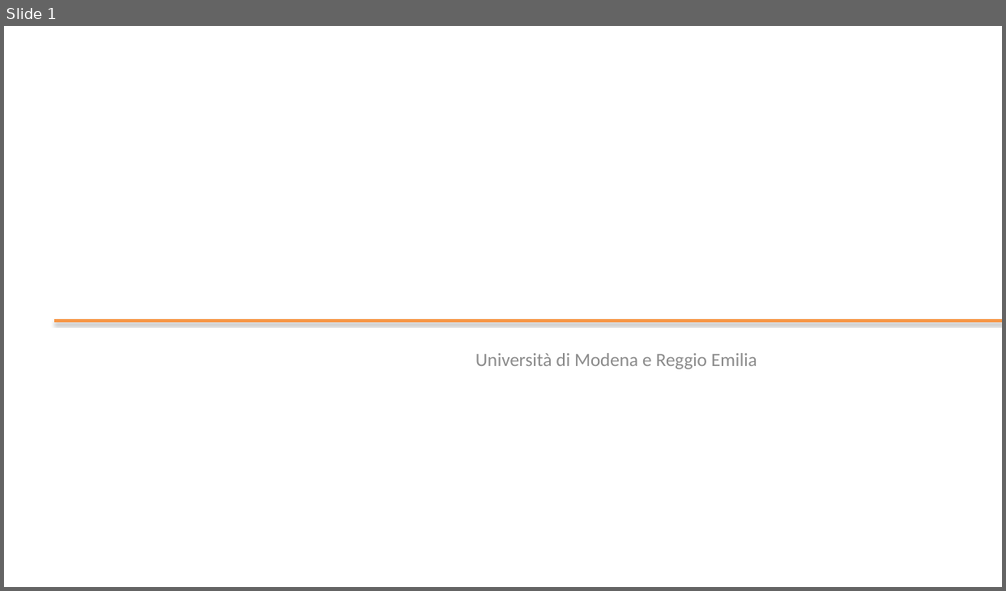
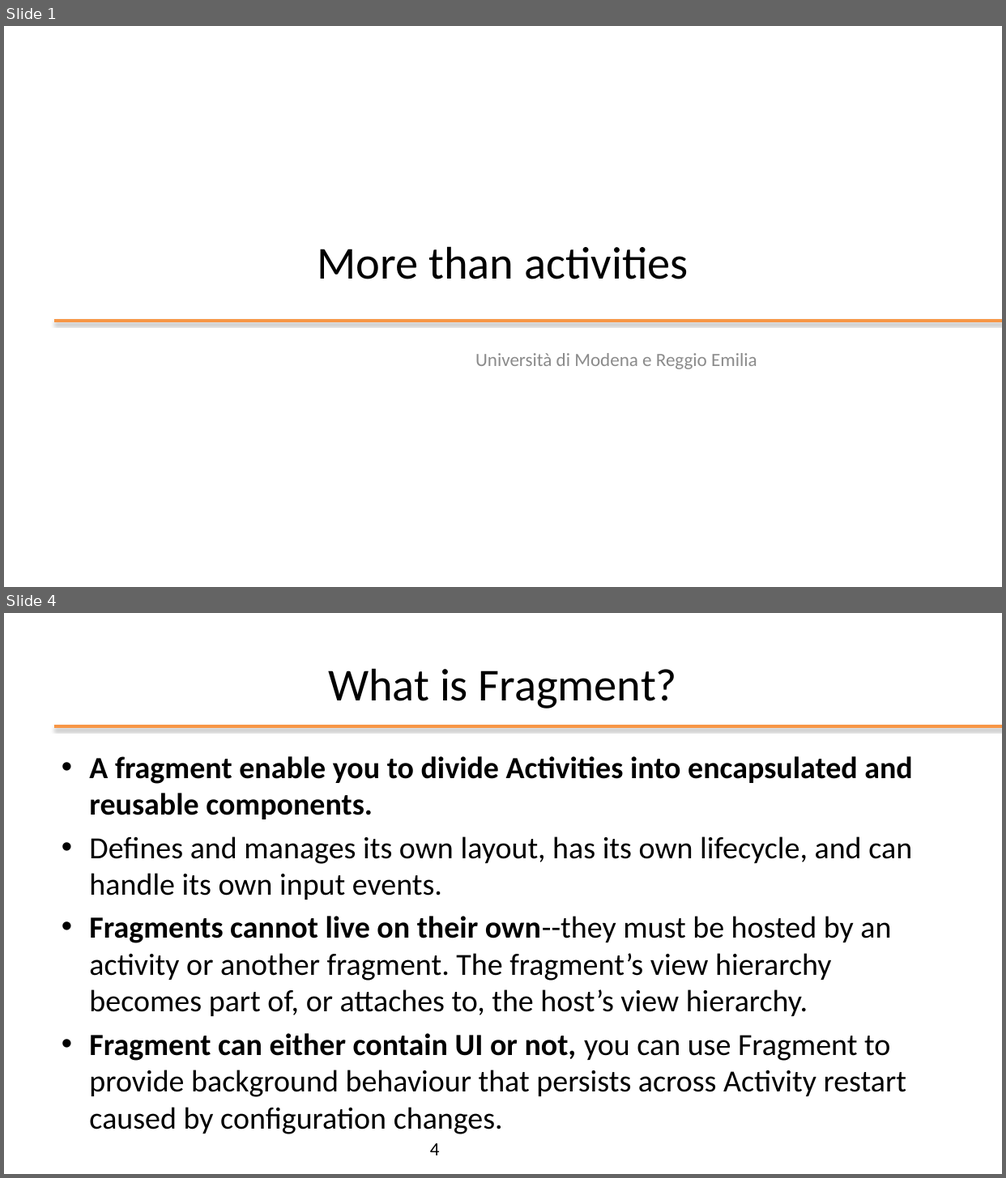
Before and after one commit to kevinmala00/ATTIVITA-PROGETTUALE, a slide deck: slides/05 - More than activities.pptx. Shown one above the other, each under a label of ours: slide 1 before the commit, slides 1 and 4 after it; the slides between them are not shown. The pictures are 1006x591 and 1006x1178 pixels, drawn with LibreOffice and Linux fonts; fonts in the diff are those of the drawing; background and template pictures are left out. Boxes give left, top, right and bottom in pixels: in the first picture for what was removed or moved away, otherwise in the second. Text is boxed around its words. In the diff, an @@ line names an element or a change of style, - is before the commit and + after.

```diff
--- a/slides/05 - More than activities.pptx
+++ b/slides/05 - More than activities.pptx
@@ slide 4 added at <box>4,613,1002,1174</box>, background #FFFFFF @@
@@ title added at <box>328,668,677,709</box>, 44 pt, text #000000 @@
+What is Fragment?
@@ line added from (54, 726) to (1002, 726), #F79646 3 pt @@
@@ text added at <box>89,756,912,1130</box>, 29.6 pt, text #000000 @@
+• A fragment enable you to divide Activities into encapsulated and reusable components.
+• Defines and manages its own layout, has its own lifecycle, and can handle its own input events.
+• Fragments cannot live on their own--they must be hosted by an activity or another fragment. The fragment’s view hierarchy becomes part of, or attaches to, the host’s view hierarchy.
+• Fragment can either contain UI or not, you can use Fragment to provide background behaviour that persists across Activity restart caused by configuration changes.
@@ page number added at <box>430,1144,440,1156</box>, 18 pt, text #000000 @@
+4
@@ slide 1 changed as well @@
@@ title added at <box>317,246,688,280</box>, 44 pt, text #000000 @@
+More than activities
```
Also in this commit, not shown: 36 other slides added, 1 slide removed.
